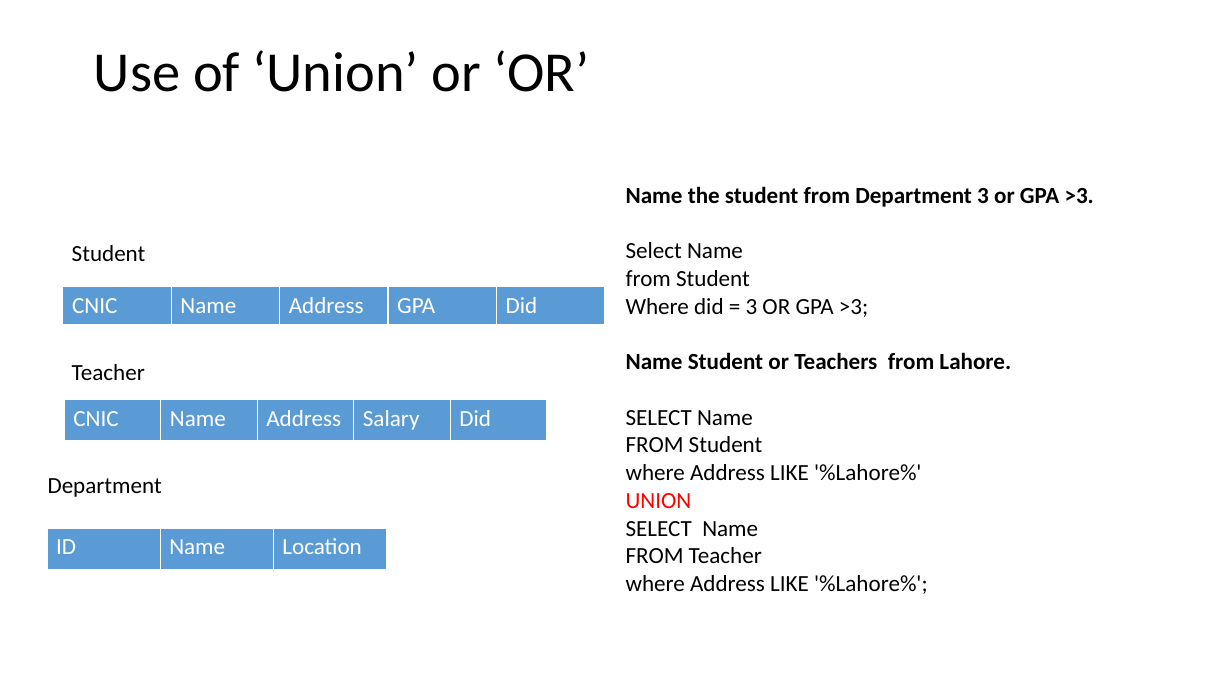
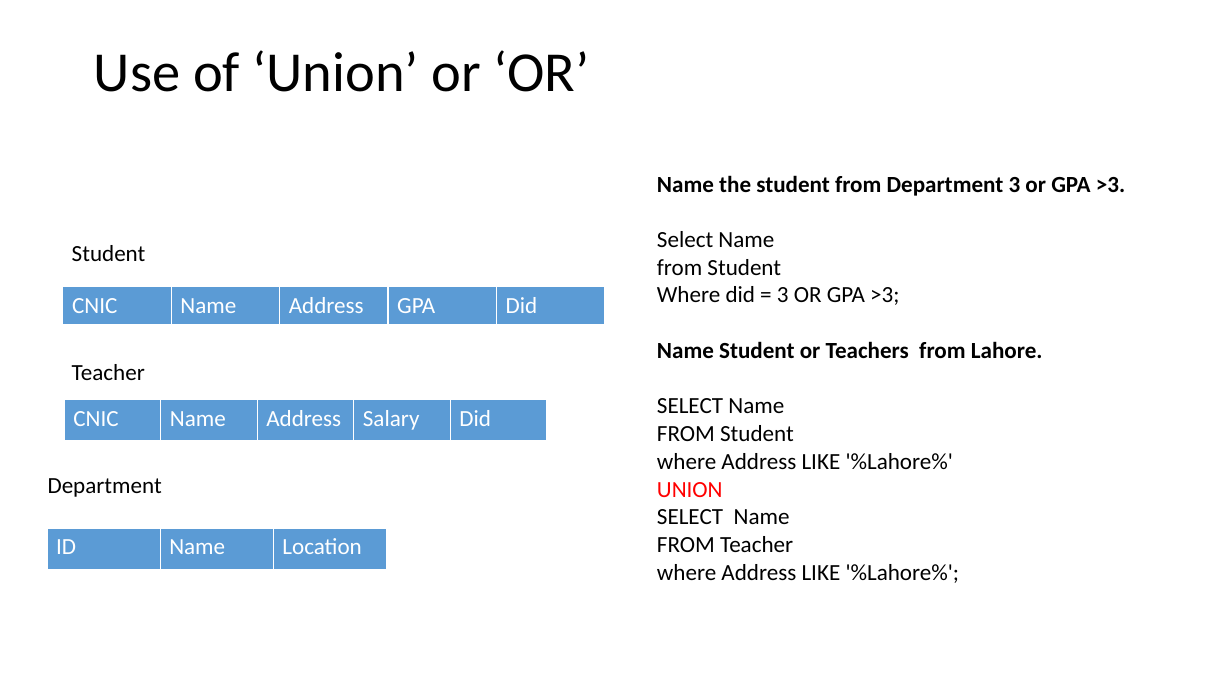
Before and after one commit to Saad-Dar04/Semester-4, a slide deck: slide 10 of Databasae management system/theory/course material/after mid files/IN Any All.pptx. Drawn at 1232x693 pixels with LibreOffice and Linux fonts; fonts in the diff are those of the drawing. Boxes give left, top, right and bottom in pixels: in the first picture for what was removed or moved away, otherwise in the second. Text is boxed around its words. In the diff, an @@ line names an element or a change of style, - is before the commit and + after.

```diff
--- a/Databasae management system/theory/course material/after mid files/IN Any All.pptx
+++ b/Databasae management system/theory/course material/after mid files/IN Any All.pptx
@@ text "Name the student from Department ..." moved from (x1=626, y1=186, x2=1094, y2=594) to (x1=657, y1=175, x2=1125, y2=583) @@
```
Also in this commit, not shown: 2 other slides changed, 10 other files.
